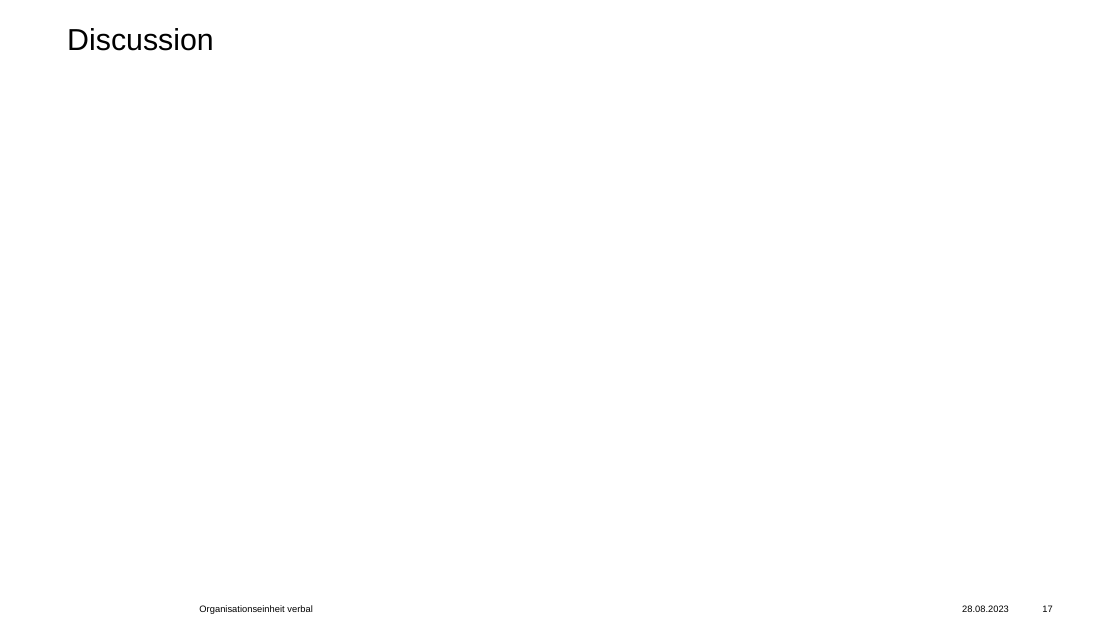
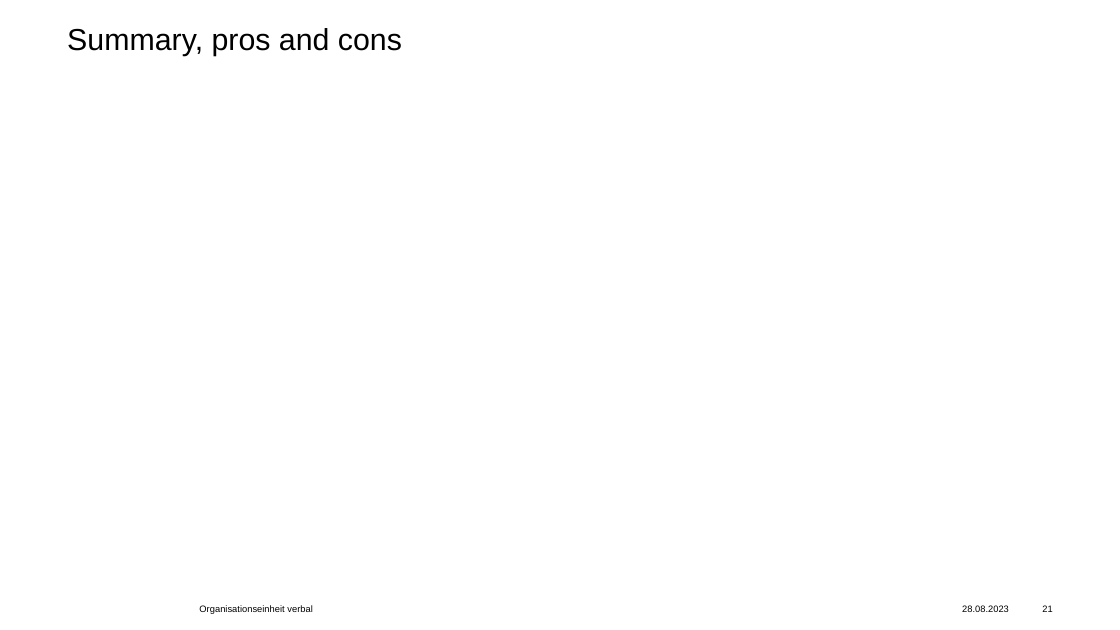
Before and after one commit to FabianBraun121/Imaging-pipeline-for-DHM, a slide deck: slide 21 of Master_thesis_presentation_Fabian_Braun.pptx (slide 17 before the commit). Drawn at 1120x630 pixels with LibreOffice and Linux fonts; fonts in the diff are those of the drawing; background and template pictures are left out. Boxes give left, top, right and bottom in pixels: in the first picture for what was removed or moved away, otherwise in the second. Text is boxed around its words. In the diff, an @@ line names an element or a change of style, - is before the commit and + after.

```diff
--- a/Master_thesis_presentation_Fabian_Braun.pptx
+++ b/Master_thesis_presentation_Fabian_Braun.pptx
@@ title at [67, 28, 402, 56]: text changed @@
-Discussion
+Summary, pros and cons
@@ page number at [1042, 605, 1052, 612]: text changed @@
-17
+21
```
Also in this commit, not shown: 2 other slides changed, 4 slides added.
